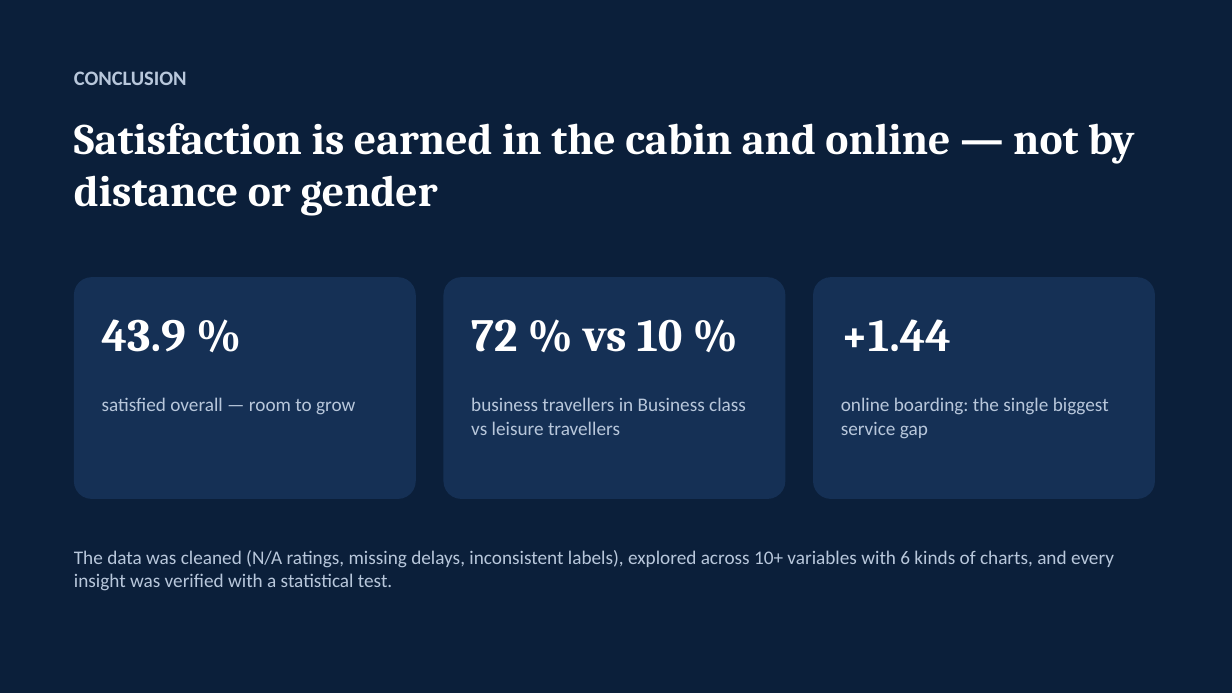
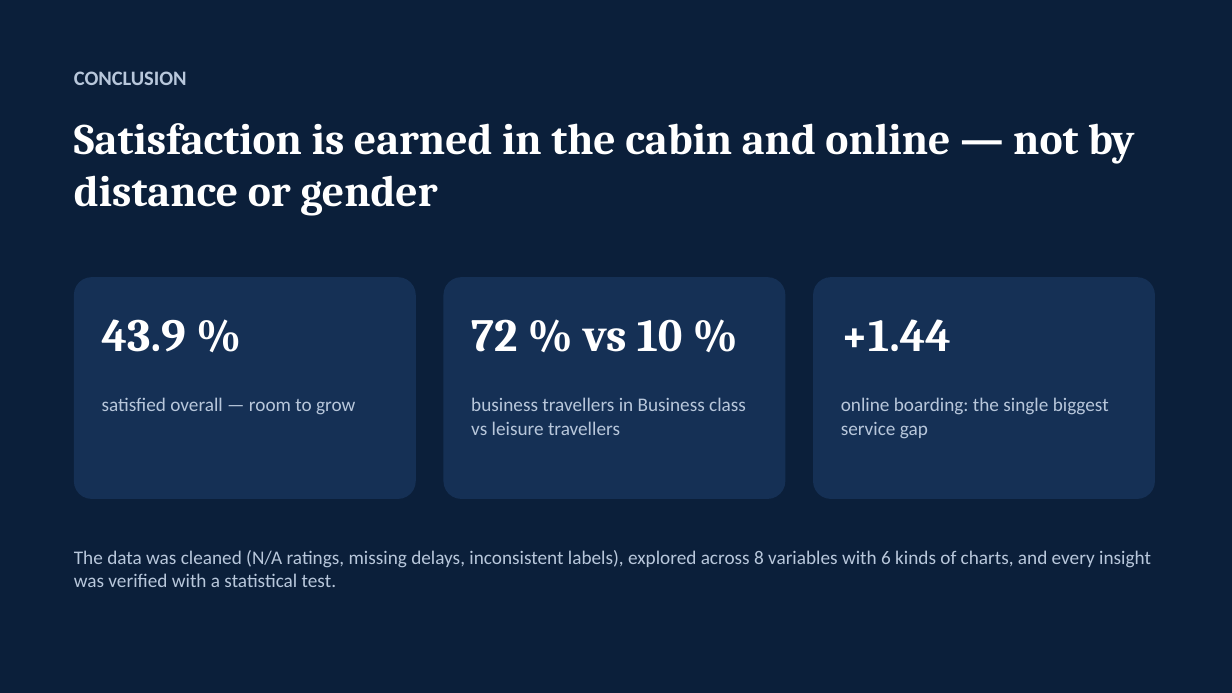
Before and after one commit to hahmed1936/Mid-Project, a slide deck: slide 18 of Airline_Satisfaction_Presentation.pptx. Drawn at 1232x693 pixels with LibreOffice and Linux fonts; fonts in the diff are those of the drawing. Boxes give left, top, right and bottom in pixels: in the first picture for what was removed or moved away, otherwise in the second. Text is boxed around its words. In the diff, an @@ line names an element or a change of style, - is before the commit and + after.

```diff
--- a/Airline_Satisfaction_Presentation.pptx
+++ b/Airline_Satisfaction_Presentation.pptx
@@ text at box(74, 550, 1151, 587): text changed @@
-The data was cleaned (N/A ratings, missing delays, inconsistent labels), explored across 10+ variables with 6 kinds of charts, and every insight was verified with a statistical test.
+The data was cleaned (N/A ratings, missing delays, inconsistent labels), explored across 8 variables with 6 kinds of charts, and every insight was verified with a statistical test.
```
